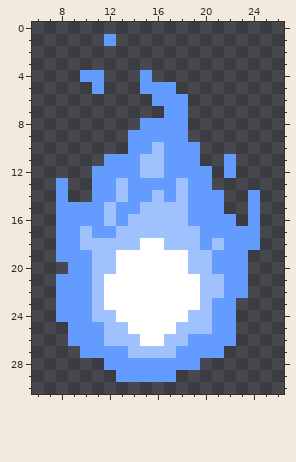
Two versions of one pixel-art file, assets/textures/source/soul_icon.aseprite. That is the earlier state.
32x32 pixels, 1 frame. Shown: x 6..26, y 0..30.
New version:
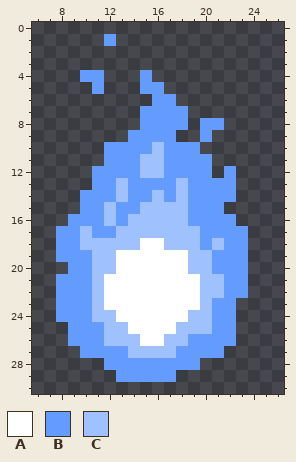
Palette (. is transparent): A #ffffff  B #639bff  C #9fc2ff
Change:
The edit adds colour B in row 7 at x 15 to 16; in row 8 at x 20 to 21; in row 9 at x 20; in row 10 at x 12 to 13; in row 11 at x 20; in row 13 at x 21 to 22.
The edit adds colour B in row 14 at x 10 and 22.
Colour B is removed in row 5 at x 17; in row 6 at x 18; in row 9 at x 18; in row 11 at x 22; in row 13 at x 8; in row 14 at x 8 and 24.
Colour B is removed in row 15 at x 8 to 9 and 24; in row 16 at x 8 and 24; in rows 17 to 18 at x 24.
Pixel boxes of the changes (left, top, right, bottom) in both pictures:
changed: (56, 82, 260, 250)
